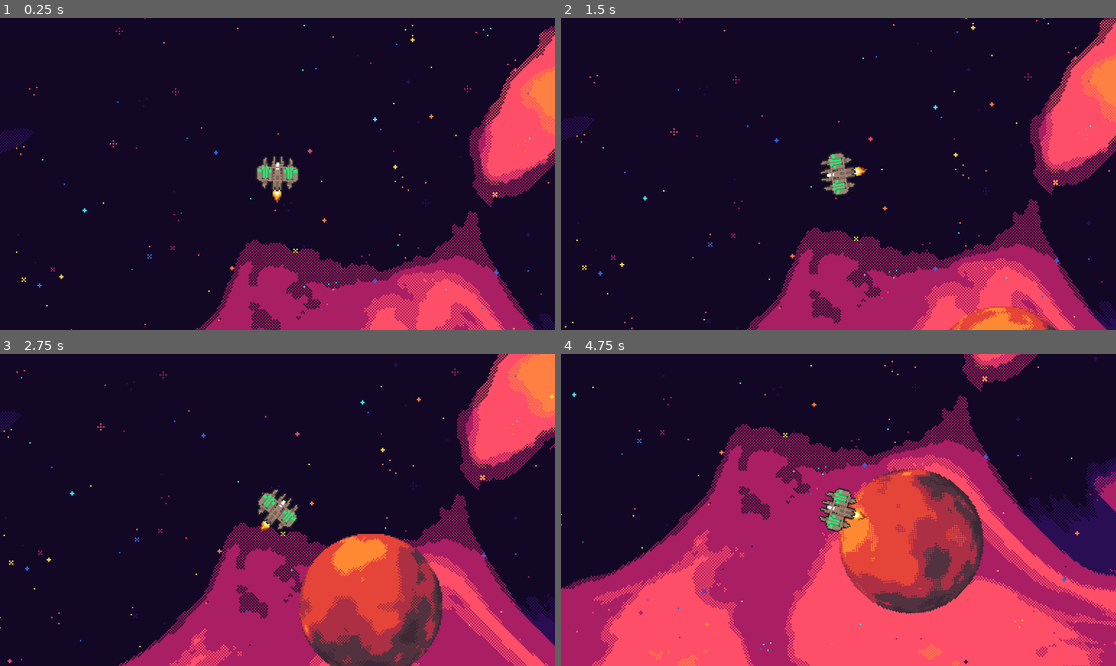
Above: before the commit, frames 1-4 (two rows, left to right).
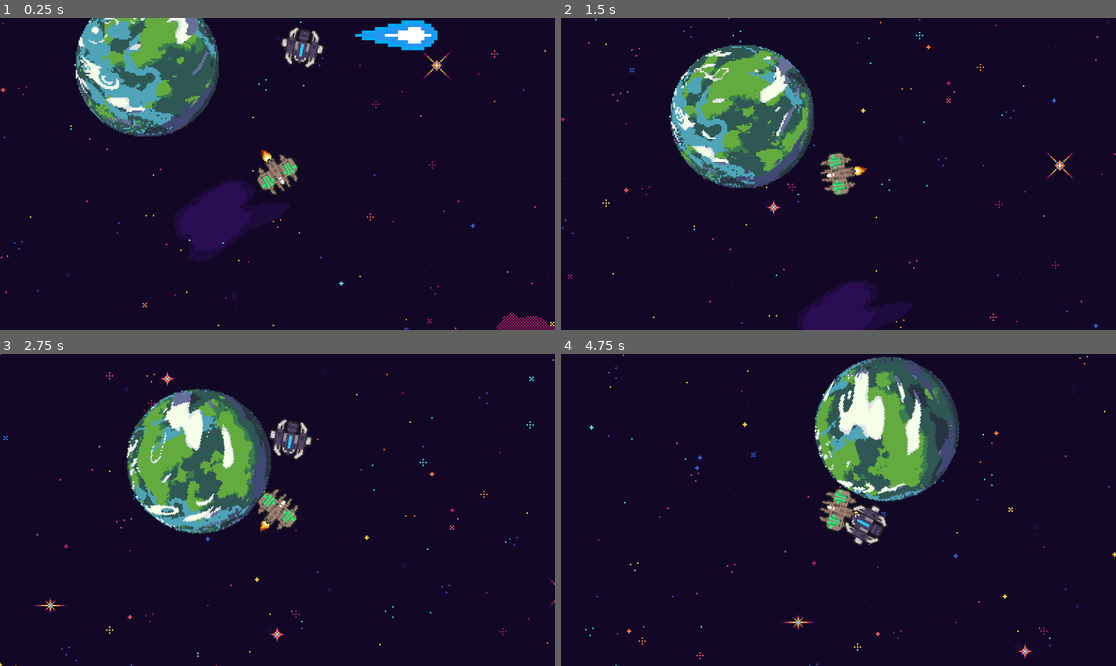
Above: after the commit, the same moments.

Repository: Likvik89/Planetslinger
Game: Godot game, scene res://Scenes/spaece.tscn
The game is run twice, just before and just after one commit, with the same random seed, the same clock (stepped at 60 frames per second) and the same inputs.
Inputs (mouse positions are in pixels of both pictures, inside the frame that each line leads up to):
- Up to frame 1 (0.25 s): no input
- Up to frame 2 (1.5 s): move the mouse to (960, 158) at 0.52 s; hold D (rotate_right) 0.53-1.28 s; hold Space (Repulse) 0.53-1.28 s; move the mouse to (727, 189) at 1.27 s; hold E (gravitydown) from 1.28 s (still down); tap Shift (move_boost) at 1.35 s
- Up to frame 3 (2.75 s): move the mouse to (333, 441) at 2.02 s; release E (gravitydown) at 2.03 s; hold D (rotate_right) from 2.03 s (still down); hold Z (stop) from 2.03 s (still down)
- Up to frame 4 (4.75 s): move the mouse to (810, 572) at 2.77 s; release D (rotate_right) at 2.78 s; release Z (stop) at 2.78 s; hold Q (gravityup) 2.78-3.53 s; tap Space (Repulse) at 2.85 s; move the mouse to (1005, 556) at 3.52 s; hold Shift (move_boost) 3.53-4.28 s; hold A (rotate_left) from 3.53 s (still down); move the mouse to (672, 463) at 4.27 s; tap Z (stop) at 4.35 s

The runs differ from the first frame. In frame 1, 31% of the frame differs, in the area x 0-100%, y 0-100%; in frame 2, 30%; in frame 3, 41%; in frame 4, 64%.
Error before the commit: Invalid access to property or key 'get_length' on a base object of type 'float'. (res://Scripts/Playership.gd:30)

Commit message:
Enemy can now shoot

Diff:
--- a/Scenes/Enemy.tscn
+++ b/Scenes/Enemy.tscn
@@ -1,7 +1,9 @@
-[gd_scene load_steps=6 format=3 uid="uid://cbw8g3l4vl6gq"]
+[gd_scene load_steps=8 format=3 uid="uid://cbw8g3l4vl6gq"]
 
 [ext_resource type="Script" path="res://Scripts/Enemy.gd" id="1_sthxs"]
+[ext_resource type="PackedScene" uid="uid://ol6lcme7rrew" path="res://Scenes/enemyprojectile.tscn" id="2_guuww"]
 [ext_resource type="Texture2D" uid="uid://dw308gdedt3ck" path="res://sprites/SpaceShips/Tyranidv2.png" id="2_jafmd"]
+[ext_resource type="Script" path="res://Scripts/Enemymouth.gd" id="3_dy3g1"]
 
 [sub_resource type="CircleShape2D" id="CircleShape2D_cap3y"]
 radius = 16.0
@@ -14,11 +16,13 @@
 height = 24.0
 
 [node name="Enemy" type="RigidBody2D" groups=["planets"]]
+position = Vector2(3, 0)
 mass = 200.0
 gravity_scale = 0.0
 freeze = true
 freeze_mode = 1
 script = ExtResource("1_sthxs")
+bullet = ExtResource("2_guuww")
 
 [node name="Sprite2D" type="Sprite2D" parent="."]
 rotation = 1.5708
@@ -33,9 +37,13 @@
 shape = SubResource("CircleShape2D_spyv4")
 
 [node name="Mouth" type="Area2D" parent="."]
+script = ExtResource("3_dy3g1")
 
 [node name="mouthbox" type="CollisionShape2D" parent="Mouth"]
 position = Vector2(15, 0)
 shape = SubResource("CapsuleShape2D_g0yp0")
 
+[node name="Marker2D" type="Marker2D" parent="."]
+position = Vector2(17, 0)
+
 [connection signal="body_entered" from="Hurtbox" to="." method="_on_area_2d_body_entered"]
--- a/Scenes/Playership.tscn
+++ b/Scenes/Playership.tscn
@@ -49,7 +49,7 @@
 [sub_resource type="CircleShape2D" id="CircleShape2D_bp53t"]
 radius = 65.0
 
-[node name="Playership" type="RigidBody2D" groups=["planets"]]
+[node name="playership" type="RigidBody2D" groups=["planets", "player"]]
 mass = 700.0
 gravity_scale = 0.0
 script = ExtResource("1_w6fab")
--- /dev/null
+++ b/Scenes/enemyprojectile.tscn
@@ -0,0 +1,27 @@
+[gd_scene load_steps=4 format=3 uid="uid://ol6lcme7rrew"]
+
+[ext_resource type="Script" path="res://Scripts/enemyprojectile.gd" id="1_qjgqy"]
+[ext_resource type="Texture2D" uid="uid://e7dqxpgcvq67" path="res://sprites/Projectiles/enemybullet.png" id="2_8cp6q"]
+
+[sub_resource type="CapsuleShape2D" id="CapsuleShape2D_deiwa"]
+radius = 158.0
+height = 608.0
+
+[node name="enemyprojectile" type="CharacterBody2D"]
+scale = Vector2(0.14, 0.14)
+script = ExtResource("1_qjgqy")
+
+[node name="Sprite2D" type="Sprite2D" parent="."]
+position = Vector2(-1.2, -1.2)
+scale = Vector2(0.43, 0.43)
+texture = ExtResource("2_8cp6q")
+
+[node name="Area2D" type="Area2D" parent="."]
+
+[node name="CollisionShape2D" type="CollisionShape2D" parent="Area2D"]
+position = Vector2(64.16, -1.2)
+rotation = 1.5708
+scale = Vector2(0.43, 0.43)
+shape = SubResource("CapsuleShape2D_deiwa")
+
+[connection signal="body_entered" from="Area2D" to="." method="_on_area_2d_body_entered"]
--- a/Scenes/spaece.tscn
+++ b/Scenes/spaece.tscn
@@ -26,18 +26,18 @@
 [node name="Spaece background4" parent="Background(s)" instance=ExtResource("5_worp5")]
 position = Vector2(1500, 1500)
 
-[node name="planets" type="Node2D" parent="."]
+[node name="Bodies" type="Node2D" parent="."]
 
-[node name="Planet" parent="planets" instance=ExtResource("3_1lsuq")]
+[node name="Planet" parent="Bodies" instance=ExtResource("3_1lsuq")]
 position = Vector2(256, 195)
 
-[node name="Planet2" parent="planets" instance=ExtResource("3_1lsuq")]
+[node name="Planet2" parent="Bodies" instance=ExtResource("3_1lsuq")]
 position = Vector2(654, 488)
 
-[node name="Playership" parent="planets" instance=ExtResource("4_nh8i3")]
-position = Vector2(526, 322)
+[node name="Playership" parent="Bodies" instance=ExtResource("4_nh8i3")]
+position = Vector2(349, 273)
 
-[node name="Enemy" parent="planets" node_paths=PackedStringArray("player") instance=ExtResource("5_m6m72")]
+[node name="Enemy" parent="Bodies" node_paths=PackedStringArray("player") instance=ExtResource("5_m6m72")]
 position = Vector2(368, 177)
 freeze = false
 freeze_mode = 0
--- a/Scripts/Enemy.gd
+++ b/Scripts/Enemy.gd
@@ -2,10 +2,44 @@
 
 @export var G = 1000  # Gravitational constant
 @export var health = 400
+
+#Movement variables
 @export var player : RigidBody2D
+@export var speed = 600
+@export var safetydistance = 0
 
+#Shooting variables
+@export var bullet : PackedScene
+@export var firingspeed = 5
+@export var cooldown = 0
 
+#Collision damage
+func _on_area_2d_body_entered(body):
+	if body.is_in_group('planets') and body != self:
+		health -= Vector2((self.angular_velocity*self.linear_velocity)-(body.angular_velocity*self.linear_velocity)).length()
+	print(health)
+
+#Shooting
+func shoot():
+	print("Shooting")
+	var prjctl = bullet.instantiate()
+	prjctl.start($Marker2D.global_position, rotation)
+	get_tree().root.add_child(prjctl)
+
+#Making sure that it doesn't shoot while biting
+func _process(delta):
+	var player_distance = position.distance_to(player.position)
+	if player_distance > 30:
+		if cooldown <= 0:
+			shoot()
+			cooldown = firingspeed
+		else:
+			cooldown -= delta
+
+#Gravity/movement
 func _integrate_forces(state):
+
+	#Gravity
 	var bodies = get_tree().get_nodes_in_group("planets")
 	for body in bodies:
 		if body != self:
@@ -15,15 +49,12 @@
 			var force = direction * force_magnitude # combine force magnitude and direction
 			apply_central_force(force)
 
-
+	#Movement
 	var player_direction = (player.position - position).normalized()
 	var player_distance = position.distance_to(player.position)
 	var rotation_angle = atan2(player_direction.y, player_direction.x)
 	rotation = rotation_angle
-	apply_central_force(player_direction*50)
-
-
-#func _on_area_2d_body_entered(body):
-	#print("OUCH!")
-	#if body.is_in_group('planets'):
-		#print(str('Body entered: ', body.get_name()))
+	if player_distance > safetydistance:
+		apply_impulse(player_direction*speed)
+	else:
+		apply_impulse(-player_direction*speed)
--- /dev/null
+++ b/Scripts/Enemymouth.gd
@@ -0,0 +1,7 @@
+extends Area2D
+
+#Biting
+func _process(delta):
+	for body in get_overlapping_bodies():
+		if body.is_in_group("player"):
+			body.take_damage(1)
--- a/Scripts/Playership.gd
+++ b/Scripts/Playership.gd
@@ -20,18 +20,17 @@
 var repenergirecovery = 1
 
 #Combat variables
-@export var health = 600.0
+@export var health = 6000.0
 
 
 
 
-func _on_area_2d_body_entered(body):
-	if body.is_in_group('planets') and body != self:
-		health -= (self.angular_velocity-body.angular_velocity).get_length
-	#print(health)
+#Taking damge
+func take_damage(damage):
+	health -= damage
 
-
-func _integrate_forces(delta):
+func _process(delta):
+	#print("Player", health)
 
 	#Repulsing
 	if Input.is_action_pressed("Repulse"):
@@ -43,7 +42,6 @@
 					body.apply_central_impulse((direction * 100000 ))
 					repenergi = 0
 
-
 	if not Input.is_action_pressed("Repulse"):
 		repenergi += repenergirecovery
 		if repenergi > maxrepenergi:
@@ -51,6 +49,14 @@
 	#print(repenergi)
 
 
+
+#Collision damage
+func _on_area_2d_body_entered(body):
+	if body.is_in_group('planets') and body != self:
+		health -= Vector2((self.angular_velocity*self.linear_velocity)-(body.angular_velocity*self.linear_velocity)).length()
+
+
+func _integrate_forces(delta):
 
 	#Changing gravity
 	if Input.is_action_just_pressed("gravityup"):
--- /dev/null
+++ b/Scripts/enemyprojectile.gd
@@ -0,0 +1,19 @@
+extends CharacterBody2D
+
+@export var speed = 200
+
+func start(_position, _direction):
+	rotation = _direction
+	position = _position
+	velocity = Vector2(speed, 0).rotated(rotation)
+
+#Movement
+func _physics_process(delta):
+	var collision = move_and_collide(velocity * delta)
+
+#Collision detection
+func _on_area_2d_body_entered(body):
+	if body.is_in_group("player"):
+		body.take_damage(100)
+		queue_free()
+		print("gert hit idiot")
--- a/Scripts/planet.gd
+++ b/Scripts/planet.gd
@@ -3,13 +3,14 @@
 @export var G = 1000  # Gravitational constant
 @onready var anim = $AnimatedSprite2D
 
+#Generating a random image for the planet
 func _ready():
 	var planetSprites = anim.sprite_frames.get_animation_names()
 	var randomIndex = randi() % planetSprites.size()
 	var randomPlanet = planetSprites[randomIndex]
 	anim.play(randomPlanet)
 
-
+#Gravity
 func _integrate_forces(state):
 	var bodies = get_tree().get_nodes_in_group("planets")
 	for body in bodies:
--- a/Scripts/space.gd
+++ b/Scripts/space.gd
@@ -1,6 +1,6 @@
 extends Node2D
 
-
+#Old gravity calculation
 func x_ready():
 	var sum := Vector2.ZERO
 	for target in $bodies.get_children():
Binary file added: sprites/Projectiles/enemybullet.png
Not shown, added: sprites/Projectiles/enemybullet.png.import
